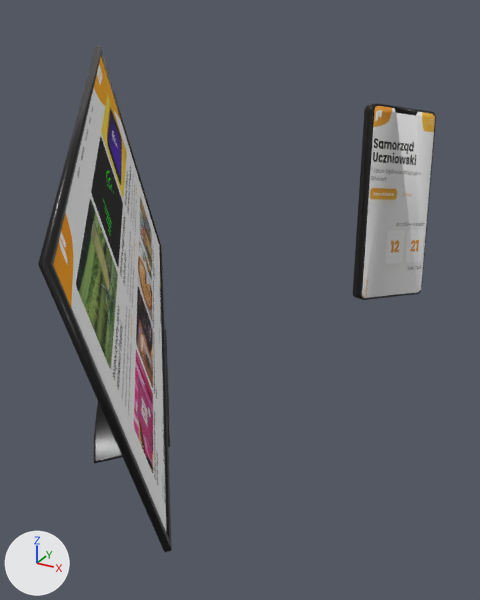
Two versions of the Blender file blender_files/suilo.blend, one commit apart.
Rendered twice from a 50 mm lens placed at (1.64, -2.98, 1.07), pointed at (0.11, -0.2, -0.32). Every picture has the same lights, and +X, +Y and +Z are marked at lower left.

Objects in the first picture: 'Monitor_screen', 'monitor', 'phone', 'phone_screen'.
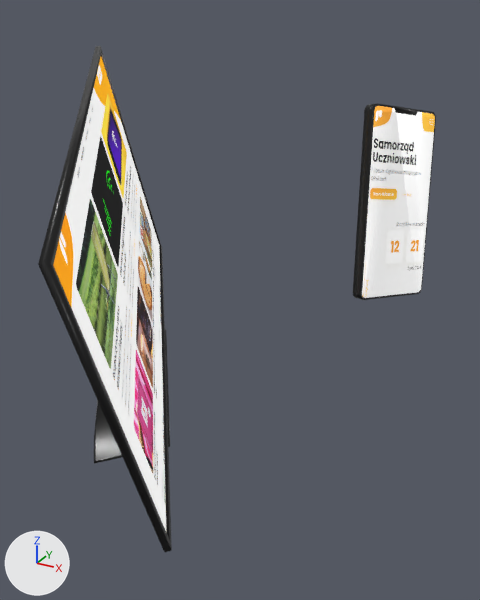
What differs and where, as boxes (x1, y1, x2, y2) in the pictures (480 x 600 px):
'Monitor_screen', recoloured (grey to white)
    both: (53, 57, 166, 530)
'phone_screen', recoloured (grey to white)
    both: (362, 106, 435, 298)

The change, as a list of edits to the scene's bpy script:
```text
Change mat_material_002:
    where n0 = _N.new('ShaderNodeBsdfPrincipled'); n0.name = 'Principled BSDF'
    add n0.inputs[28].default_value = 0.5  # 'Emission Strength'
    where n2 = _N.new('ShaderNodeTexImage'); n2.name = 'Image Texture'
    add _L.new(n2.outputs[0], n0.inputs[27])  # 'Color' to 'Emission Color'
Change mat_material_003:
    where n0 = _N.new('ShaderNodeBsdfPrincipled'); n0.name = 'Principled BSDF'
    add n0.inputs[28].default_value = 0.5  # 'Emission Strength'
    where n2 = _N.new('ShaderNodeTexImage'); n2.name = 'Image Texture'
    add _L.new(n2.outputs[0], n0.inputs[27])  # 'Color' to 'Emission Color'
```
